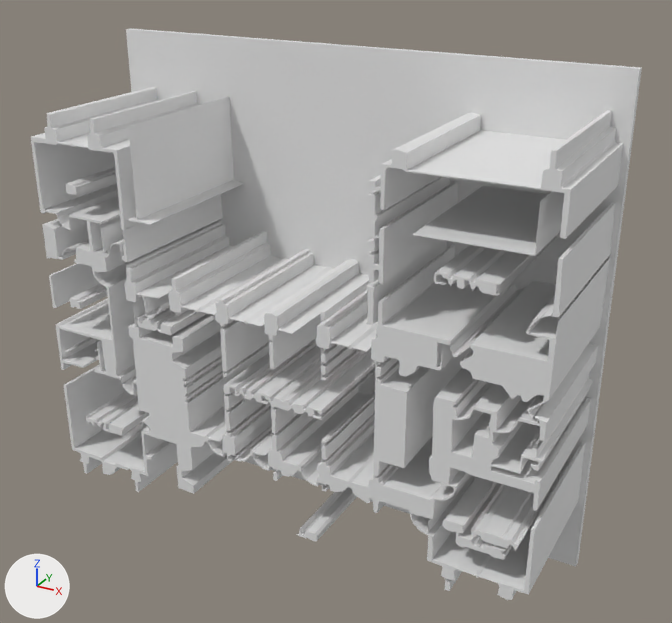
The glTF model version one/out_3d/65_30.glb as it was, and as the next commit left it.
Both versions are drawn from a 50 mm camera at (13.21, -15.32, 11.91) aimed at (5.5, -1.3, 4.9). Lighting does not change. The marker at lower left points along +X, +Y and +Z. Where no turn or scale is listed for an object, it has been applied to the vertices. Vertices at the same position are counted once.

Objects in the first picture: 'geometry_0'.
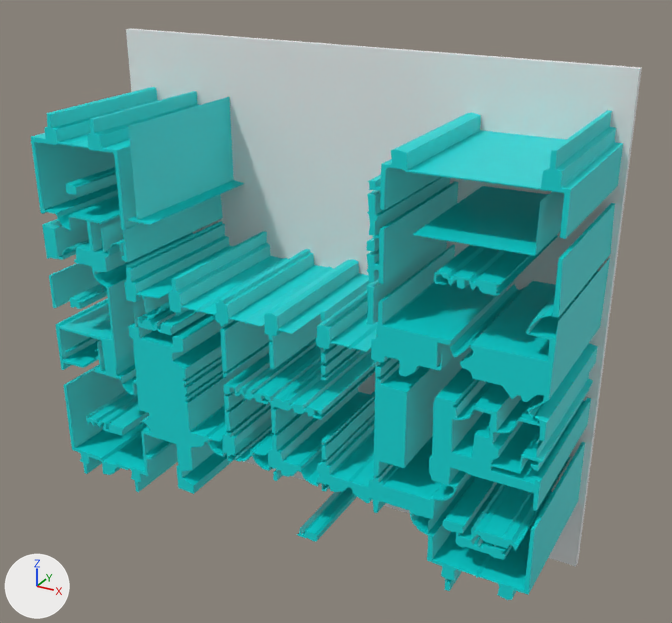
Location of each change, [x1, y1, x2, y2] in pixels of the pictures (672 x 623 px; the box of a moved part takes in the faces that stretch with it):
part 1 of me_geometry_0, moved or reshaped
    before: [456, 286, 527, 357]
    after: [456, 286, 544, 361]
part 2 of me_geometry_0, added
    after: [117, 445, 148, 476]
part 3 of me_geometry_0, recoloured (grey to cyan)
    both: [32, 55, 633, 600]

Edits to the bpy script that builds the scene:
```text
Add mat_defaultmaterial:
    mat_defaultmaterial = bpy.data.materials.new('DefaultMaterial')
    mat_defaultmaterial.use_nodes = True; mat_defaultmaterial.node_tree.nodes.clear()
    _N = mat_defaultmaterial.node_tree.nodes; _L = mat_defaultmaterial.node_tree.links
    n0 = _N.new('ShaderNodeOutputMaterial'); n0.name = 'Material Output'
    n1 = _N.new('ShaderNodeBsdfPrincipled'); n1.name = 'Principled BSDF'
    n2 = _N.new('ShaderNodeVertexColor'); n2.name = 'Color Attribute'
    _L.new(n1.outputs[0], n0.inputs[0])  # 'BSDF' to 'Surface'
    _L.new(n2.outputs[0], n1.inputs[0])  # 'Color' to 'Base Color'
Change me_geometry_0:
    where me_geometry_0.from_pydata(...)  # 2290 vertices, 4440 faces; spans x 0.0..10.23, y -3.15..0.0, z 0.0..9.55
    used by ob_geometry_0; location = (0.0, 0.0, 0.0)
    me_geometry_0 part 1: 2 vertices moved from x 8.79, y -3.15..-0.15, z 5.67 to x 8.77, y -3.15..-0.15, z 5.64; 2 vertices removed from x 8.83, y -3.15..-0.15, z 5.7; 2 vertices added at x 8.84, y -3.15..-0.15, z 5.7
    me_geometry_0 part 2: 2 vertices added at x 1.71, y -3.15..-0.15, z 1.29
    me_geometry_0 part 3: 3166 faces spanning x 0.0..10.23, y -3.15..0.0, z 0.0..9.55 switch from no material to mat_defaultmaterial
```
